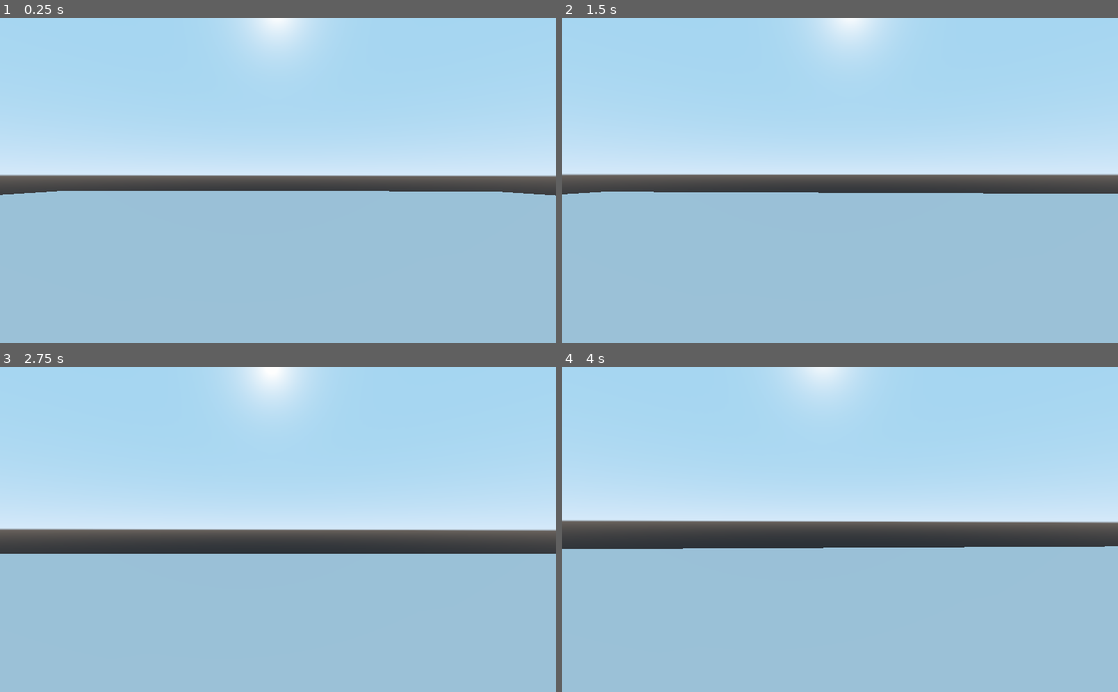
Above: before the commit, frames 1-4 (two rows, left to right).
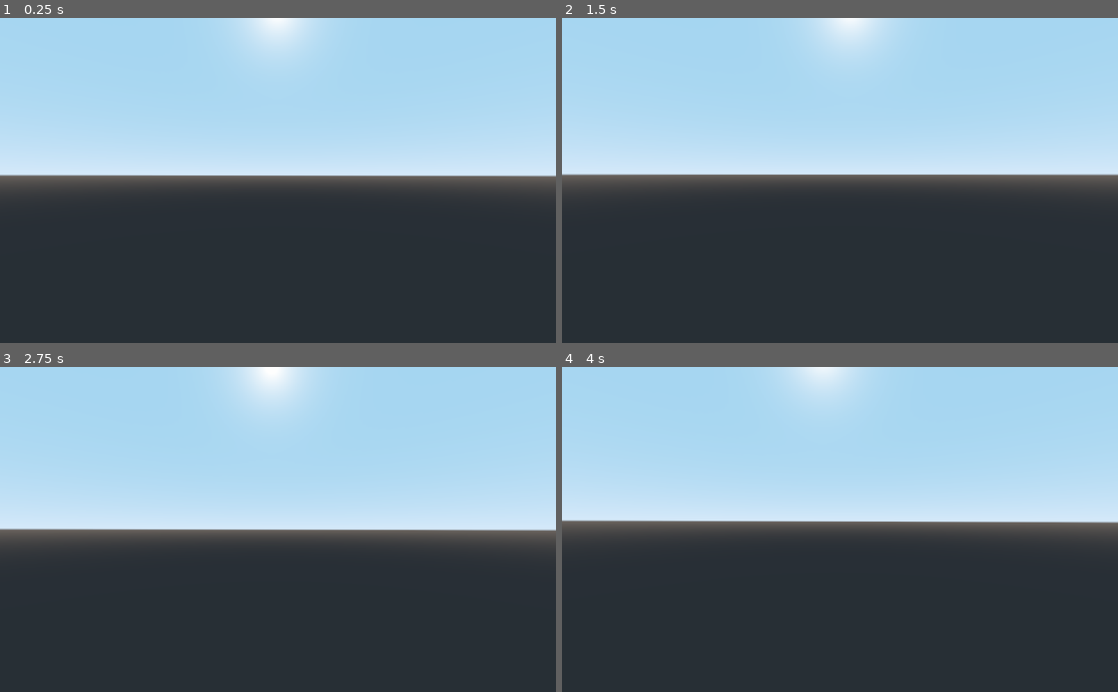
Above: after the commit, the same moments.

Repository: TraeBenn22/Left-Behind
Game: Godot game, scene res://Scenes/Spatial.tscn
Two runs of this game, one before a commit and one after it. Both use one fixed random seed, a clock stepped at 60 frames per second and the inputs below.
Inputs (mouse positions are in pixels of both pictures, inside the frame that each line leads up to):
- Up to frame 1 (0.25 s): no input
- Up to frame 2 (1.5 s): tap Enter at 0.5 s; move the mouse to (867, 180) at 0.52 s; hold W (move_forward) from 0.53 s (still down); tap Space at 1.25 s; move the mouse to (812, 180) at 1.27 s
- Up to frame 3 (2.75 s): keep holding W (move_forward); move the mouse to (289, 523) at 2.02 s
- Up to frame 4 (4 s): keep holding W (move_forward); move the mouse to (834, 536) at 2.77 s; tap Enter at 3.5 s; move the mouse to (878, 532) at 3.52 s

The runs differ from the first frame. In frame 1, 47% of the frame differs, in the area x 0-100%, y 53-100%; in frame 2, 46%; in frame 3, 43%; in frame 4, 44%.

Commit message:
add map, refactor movement code

Diff:
--- a/Scenes/Spatial.tscn
+++ b/Scenes/Spatial.tscn
@@ -1,6 +1,8 @@
-[gd_scene load_steps=5 format=2]
+[gd_scene load_steps=8 format=2]
 
 [ext_resource path="res://Scenes/player.tscn" type="PackedScene" id=1]
+[ext_resource path="res://addons/qodot/game_definitions/fgd/qodot_fgd.tres" type="Resource" id=2]
+[ext_resource path="res://addons/qodot/src/nodes/qodot_map.gd" type="Script" id=3]
 
 [sub_resource type="CubeMesh" id=57]
 
@@ -8,11 +10,14 @@
 
 [sub_resource type="BoxShape" id=55]
 
+[sub_resource type="SpatialMaterial" id=59]
+
 [node name="Spatial" type="Spatial"]
 transform = Transform( 1.63332, -0.00407611, -0.0138538, 0.00209313, 0.779861, 0.0173198, 0.00643529, -0.0169781, 0.763697, -0.703567, 1.39224, 1.96783 )
 
 [node name="MeshInstance" type="MeshInstance" parent="."]
 transform = Transform( 26.1599, -0.0754663, 0.263419, -0.070195, 0.983118, -0.868762, 0.261869, -1.49027, 57.4698, 0.0321544, -1.97215, -1.82047 )
+visible = false
 mesh = SubResource( 57 )
 material/0 = SubResource( 58 )
 
@@ -23,3 +28,22 @@
 shape = SubResource( 55 )
 
 [node name="playerController" parent="." instance=ExtResource( 1 )]
+
+[node name="QodotMap" type="Spatial" parent="."]
+script = ExtResource( 3 )
+map_file = "D:/Projects/Left-Behind/maps/hospital.map"
+inverse_scale_factor = 16.0
+entity_fgd = ExtResource( 2 )
+base_texture_dir = "res://textures"
+texture_file_extensions = PoolStringArray( "png" )
+worldspawn_layers = [  ]
+brush_clip_texture = "special/clip"
+face_skip_texture = "special/skip"
+texture_wads = [  ]
+material_file_extension = "tres"
+default_material = SubResource( 59 )
+uv_unwrap_texel_size = 1.0
+print_profiling_data = false
+use_trenchbroom_group_hierarchy = false
+tree_attach_batch_size = 16
+set_owner_batch_size = 16
--- a/playerController.gd
+++ b/playerController.gd
@@ -7,13 +7,28 @@
 var mouse_sensitivity = 0.002  # radians/pixel
 
 var velocity = Vector3()
+var input_dir = Vector3()
 
 # called once this node is created and added to the game
 func _init():
 	Input.set_mouse_mode(Input.MOUSE_MODE_CAPTURED)
 
-func get_input():
-	var input_dir = Vector3()
+# called automatically by the engine when there is unhandled input to the game
+func _unhandled_input(event):
+	if event is InputEventMouseMotion and Input.get_mouse_mode() == Input.MOUSE_MODE_CAPTURED:
+		rotate_y(-event.relative.x * mouse_sensitivity)
+		$Pivot.rotate_x(-event.relative.y * mouse_sensitivity)
+		$Pivot.rotation.x = clamp($Pivot.rotation.x, -1.2, 1.2)
+
+# called automatically by the engine, every tick (game update)
+func _physics_process(delta):
+	handle_input()
+	handle_movement(delta)
+
+
+func handle_input():
+	if Input.is_action_pressed("ui_cancel"):
+		get_tree().quit()
 	# desired move in camera direction
 	if Input.is_action_pressed("move_forward"):
 		input_dir += -global_transform.basis.z
@@ -24,19 +39,11 @@
 	if Input.is_action_pressed("strafe_right"):
 		input_dir += global_transform.basis.x
 	input_dir = input_dir.normalized()
-	return input_dir
 
-# called automatically by the engine when there is unhandled input to the game
-func _unhandled_input(event):
-	if event is InputEventMouseMotion and Input.get_mouse_mode() == Input.MOUSE_MODE_CAPTURED:
-		rotate_y(-event.relative.x * mouse_sensitivity)
-		$Pivot.rotate_x(-event.relative.y * mouse_sensitivity)
-		$Pivot.rotation.x = clamp($Pivot.rotation.x, -1.2, 1.2)
 
-# called automatically by the engine, every tick (game update)
-func _physics_process(delta):
+func handle_movement(delta):
 	velocity.y += gravity * delta
-	var desired_velocity = get_input() * max_speed
+	var desired_velocity = input_dir * max_speed
 
 	velocity.x = desired_velocity.x
 	velocity.z = desired_velocity.z
Not shown, added: maps/hospital.map
Not shown, added: maps/hospital.map.import
Binary file added: textures/Dark/texture_01.png
Not shown, added: textures/Dark/texture_01.png.import
Binary file added: textures/Dark/texture_02.png
Not shown, added: textures/Dark/texture_02.png.import
Binary file added: textures/Dark/texture_03.png
Not shown, added: textures/Dark/texture_03.png.import
Binary file added: textures/Dark/texture_04.png
Not shown, added: textures/Dark/texture_04.png.import
Binary file added: textures/Dark/texture_05.png
Not shown, added: textures/Dark/texture_05.png.import
(and 89 more such lines)
